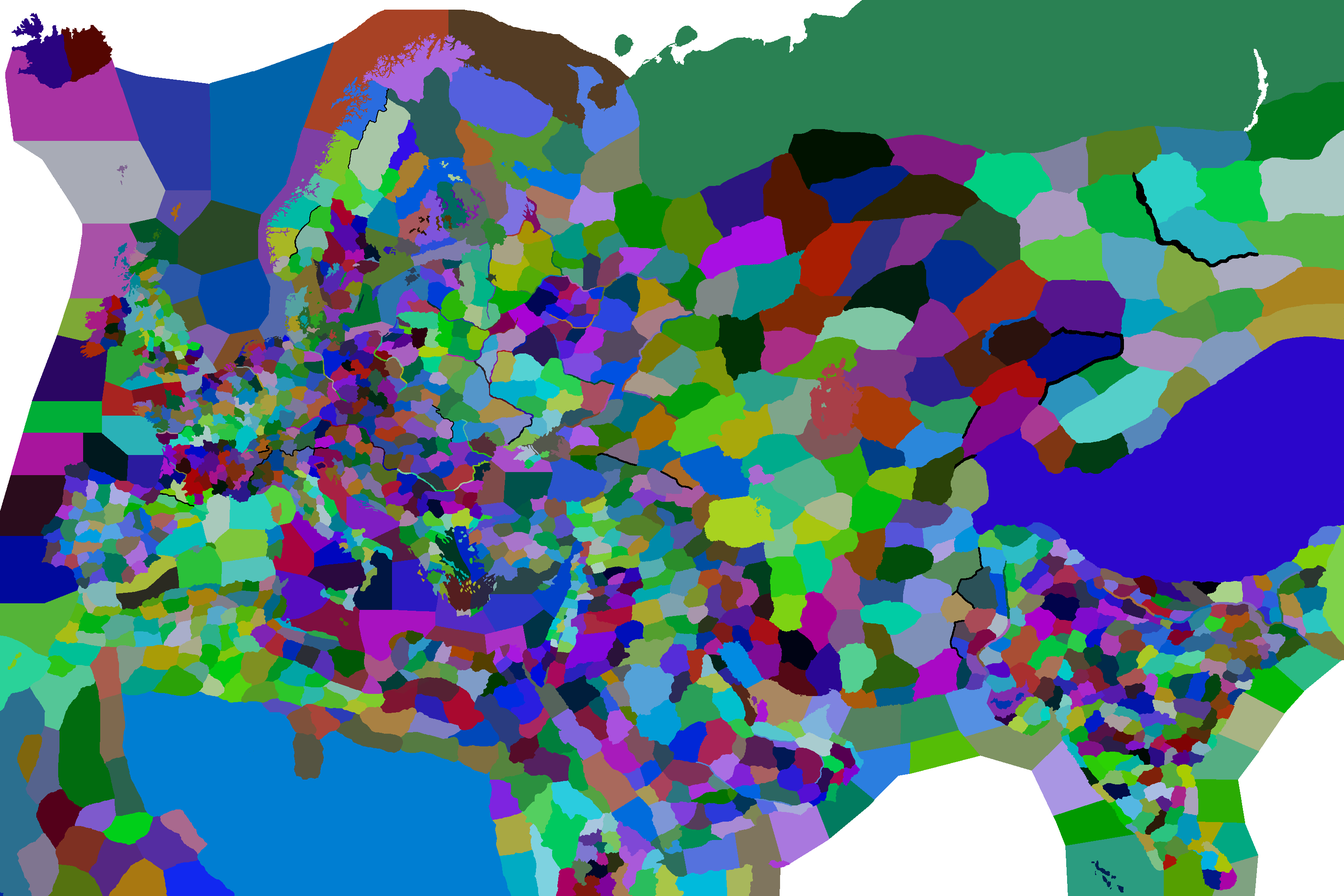
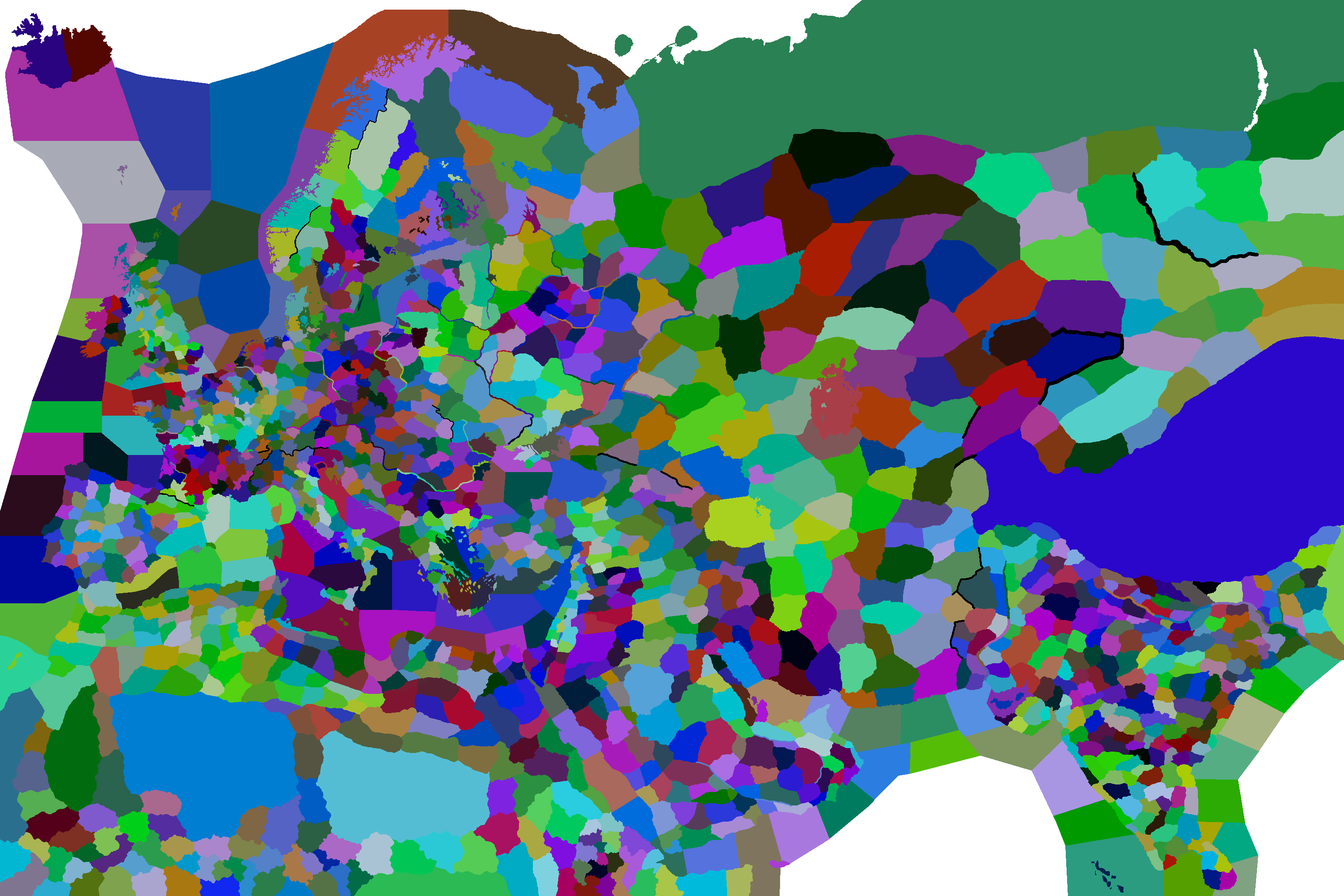
Comparing the layer stacks of the two 1344×896 images. Changes:
painted on "Wklejona warstwa" over <box>0,691,625,896</box>
